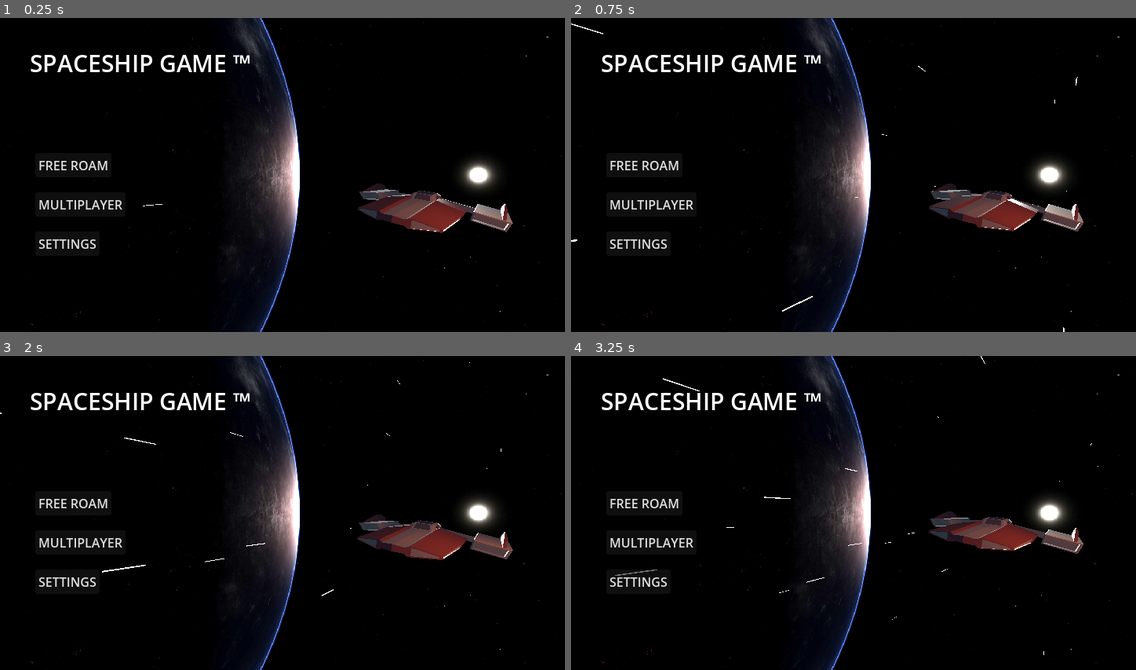
Above: before the commit, frames 1-4 (two rows, left to right).
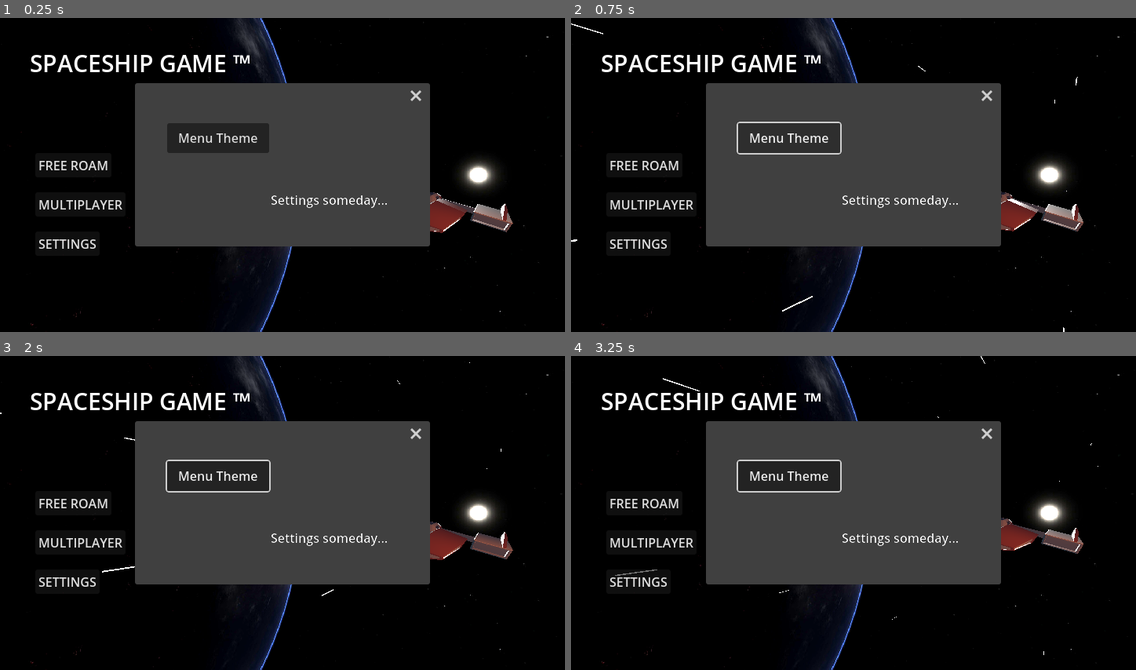
Above: after the commit, the same moments.

Repository: sacul2345/spaceshipGAME
Game: Godot game, scene res://scenes/MainMenu.tscn
Two runs of this game, one before a commit and one after it. Both use one fixed random seed, a clock stepped at 60 frames per second and the inputs below. Sound files missing from this copy of the repository are replaced by a short silence.
Inputs (mouse positions are in pixels of both pictures, inside the frame that each line leads up to):
- Up to frame 1 (0.25 s): no input
- Up to frame 2 (0.75 s): click (791, 137) at 0.5 s, where only the run after the commit has a clickable "Menu Theme"
- Up to frame 3 (2 s): move the mouse to (406, 497) at 1.27 s; hold E (roll_Right) from 1.28 s (still down); hold F (attack) from 1.28 s (still down)
- Up to frame 4 (3.25 s): move the mouse to (740, 528) at 2.02 s; release E (roll_Right) at 2.03 s; release F (attack) at 2.03 s; hold S (back) 2.03-2.78 s; tap Shift (boost) at 2.1 s; move the mouse to (910, 443) at 2.77 s; hold E (roll_Right) from 2.78 s (still down); hold W (foward) from 2.78 s (still down)

The runs differ from the first frame. In frame 1, 26% of the frame differs, in the area x 23-77%, y 20-73%; in frame 2, 26%; in frame 3, 26%; in frame 4, 26%.

Commit message:
some changes?

Diff:
--- a/scenes/MainMenu.tscn
+++ b/scenes/MainMenu.tscn
@@ -225,16 +225,22 @@
 transparent_bg = true
 initial_position = 1
 size = Vector2i(360, 170)
-visible = false
 
 [node name="Label" type="Label" parent="Menu/Control/Settings Button/Window"]
-offset_left = 110.0
-offset_top = 64.0
-offset_right = 260.0
-offset_bottom = 87.0
+offset_left = 165.0
+offset_top = 105.0
+offset_right = 315.0
+offset_bottom = 128.0
 text = "Settings someday..."
 horizontal_alignment = 1
 vertical_alignment = 1
+
+[node name="Button" type="Button" parent="Menu/Control/Settings Button/Window"]
+offset_left = 33.0
+offset_top = 19.0
+offset_right = 163.0
+offset_bottom = 57.0
+text = "Menu Theme"
 
 [node name="Menu Music" type="AudioStreamPlayer" parent="Menu"]
 stream = SubResource("AudioStreamPlaylist_ow34m")
@@ -248,3 +254,4 @@
 [connection signal="pressed" from="Menu/Control/Multiplayer button/Multiplayer Window/startButton" to="." method="_on_start_button_pressed"]
 [connection signal="pressed" from="Menu/Control/Settings Button" to="Menu/Control" method="_on_settings_button_pressed"]
 [connection signal="close_requested" from="Menu/Control/Settings Button/Window" to="Menu/Control" method="_on_settings_window_close_requested"]
+[connection signal="pressed" from="Menu/Control/Settings Button/Window/Button" to="Menu/Control" method="_on_theme_button_pressed"]
--- a/scripts/Mainmenu.gd
+++ b/scripts/Mainmenu.gd
@@ -42,3 +42,6 @@
 
 func _on_settings_window_close_requested() -> void:
 	settingsWindow.hide()
+
+func _on_theme_button_pressed() -> void:
+	menuMusic.seek(menuMusic.stream.get_length())
--- a/scripts/multiplayer.gd
+++ b/scripts/multiplayer.gd
@@ -71,3 +71,7 @@
 	if !gameLoaded:
 		loadGame.rpc()
 		gameLoaded = true
+
+
+func _on_theme_button_pressed() -> void:
+	pass # Replace with function body.
